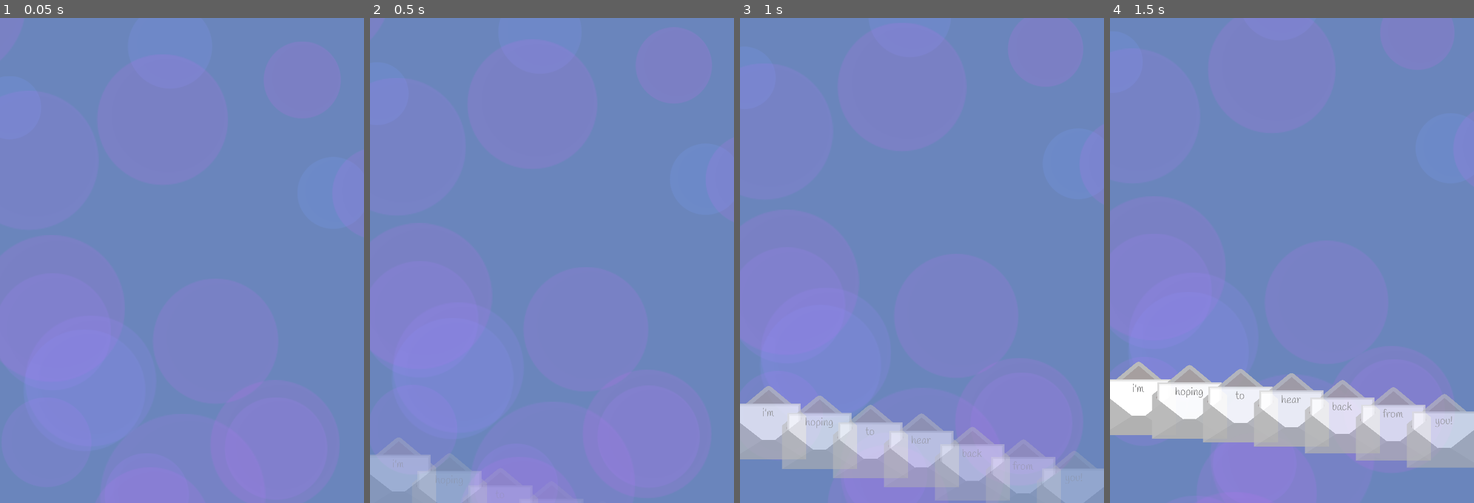
Above: before the commit, frames 1-4 (left to right).
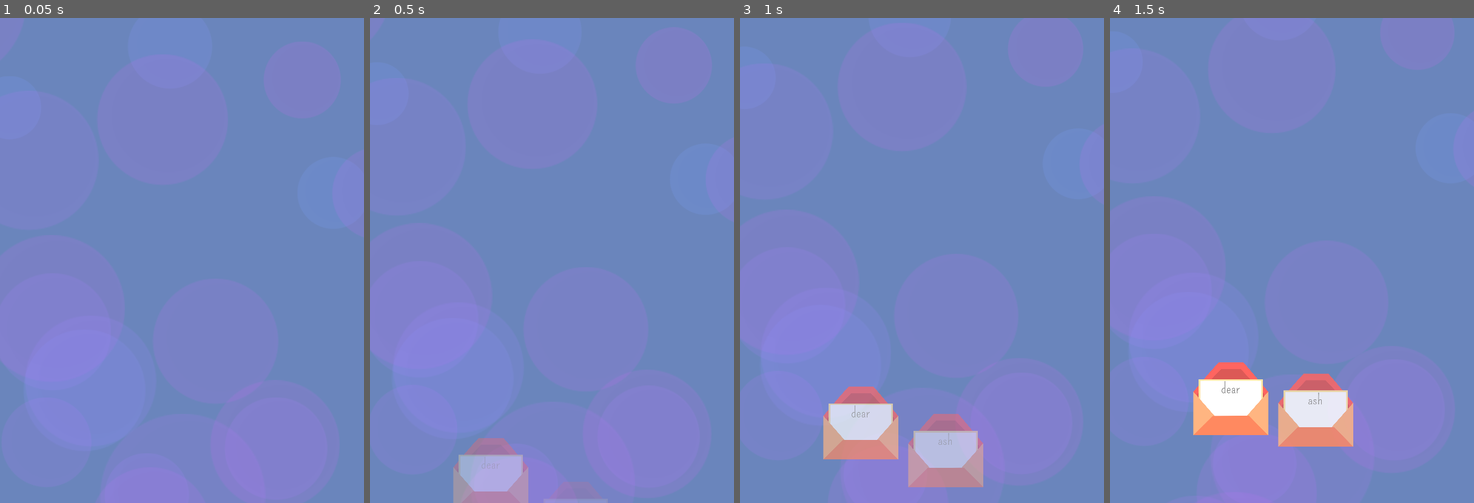
Above: after the commit, the same moments.

Repository: HoneyPony/ash-and-phoenix
Game: Godot game, scene res://game.tscn
Same seed, same stepped clock (60 frames per second), same inputs: the game is played once before the commit and once after it.
Inputs:
- Up to frame 1 (0.05 s): no input
- Up to frame 2 (0.5 s): no input
- Up to frame 3 (1 s): tap Enter at 0.5 s
- Up to frame 4 (1.5 s): no input

Frame 1 is identical in both runs. In frame 2, 4.0% of the frame differs, in the area x 0-47%, y 86-100%; in frame 3, 11%; in frame 4, 13%, in the area x 0-100%, y 70-93%.

Commit message:
work on second letter

Diff:
--- a/global.gd
+++ b/global.gd
@@ -185,25 +185,55 @@
 	WORD("to", 5.4, 120, 100),
 	WORD("that", 5.6, 240, 100),
 
-		]
+
+	# note on 7: -252, -168, -84, 0, 84, 168, 252
+	WAIT(),
+	WORD("i'm", 0, -70),
+	WORD("hoping", 0.1, 70),
+	WORD("to", 0.2, -240, 100), # originally "i", but that makes typing weird
+	WORD("hear", 0.3, -120, 100),
+	WORD("back", 0.4, 0, 100),
+	WORD("from", 0.5, 120, 100),
+	WORD("you!", 0.6, 240, 100),
+
+	WAIT(),
+	WORD("ash", 0, 0),
+
+			]
+
 
 var game_data = [
-	WAIT(),
-	WORD("i'm", 0, -252),
-	WORD("hoping", 0.1, -168),
-	WORD("to", 0.2, -84), # originally "i", but that makes typing weird
-	WORD("hear", 0.3, 0),
-	WORD("back", 0.4, 84),
-	WORD("from", 0.5, 168),
-	WORD("you!", 0.6, 252),
-
-	WAIT(),
-	WORD("ash", 0, 0),
 
 	WAIT(),
 	CHANGE_PHOENIX(),
 	WORD("dear", 0, -100),
 	WORD("ash", 0.3, 40),
+
+	WAIT(),
+	WORD("what", 0, -210),
+	WORD("a", 0.2, -70),
+	WORD("pleasant", 0.4, 70),
+	WORD("surprise!", 0.6, 210),
+
+	WAIT(),
+	WORD("i", 0, -140),
+	WORD("hardly", 0.4, 0),
+	WORD("remembered", 0.8, 140),
+	WORD("our", 1.2, -140, 60),
+	WORD("time", 1.6, 0, 60),
+	WORD("capsule", 2.0, 140, 60),
+
+	WAIT(),
+	WORD("but", 0, -210),
+	WORD("seeing", 0.4, -70),
+	WORD("your", 0.8, 70),
+	WORD("letter", 1.2, 210),
+
+	WORD("the", 1.6, -180, 60),
+	WORD("memories", 2.0, -40, 60),
+	WORD("came", 2.4, 100, 60),
+	WORD("rushing", 2.8, 40, 120),
+	WORD("back", 3.2, 180, 120),
 
 	#[0, 0, -210, "i"],
 	#[0, 1, -70, "don't"],
